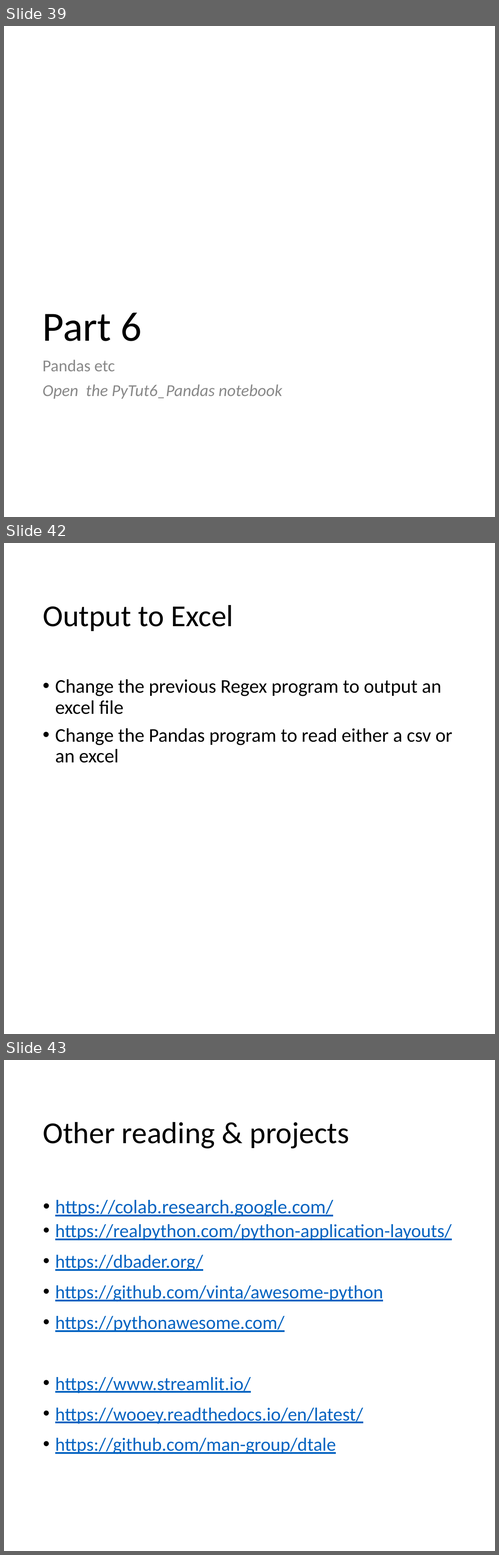
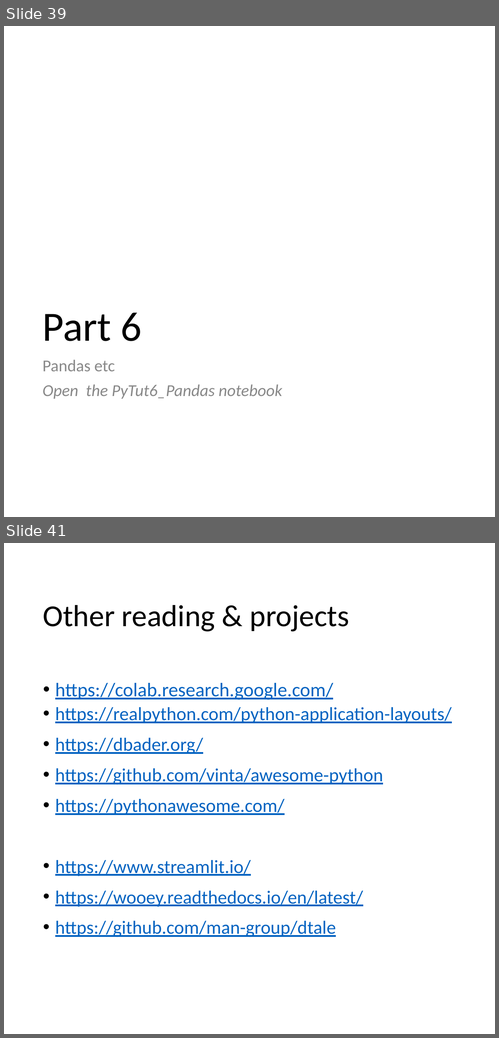
Before and after one commit to mrkbutty/PythonTutButty01, a slide deck: PyTut1_Intro.pptx. Shown one above the other, each under a label of ours: slides 39, 42 and 43 before the commit, slides 39 and 41 after it; the slides between them are not shown. The pictures are 499x1555 and 499x1038 pixels, drawn with LibreOffice and Linux fonts; fonts in the diff are those of the drawing. Boxes give left, top, right and bottom in pixels: in the first picture for what was removed or moved away, otherwise in the second. Text is boxed around its words. In the diff, an @@ line names an element or a change of style, - is before the commit and + after.

```diff
--- a/PyTut1_Intro.pptx
+++ b/PyTut1_Intro.pptx
@@ slide 42 removed at <box>4,543,495,1034</box>, background #FFFFFF @@
@@ title removed at <box>43,605,234,631</box> @@
-Output to Excel
@@ text removed at <box>55,679,453,763</box> @@
-• Change the previous Regex program to output an excel file
-• Change the Pandas program to read either a csv or an excel
@@ what was slide 43 is now slide 41 @@
```
Also in this commit, not shown: 4 slides changed, 1 slide added, 2 other slides removed, 4 other files.
